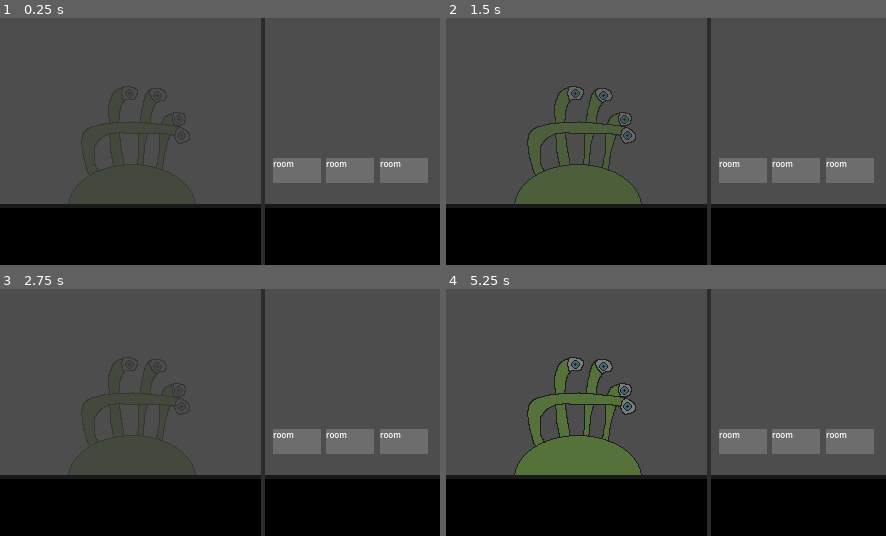
Above: before the commit, frames 1-4 (two rows, left to right).
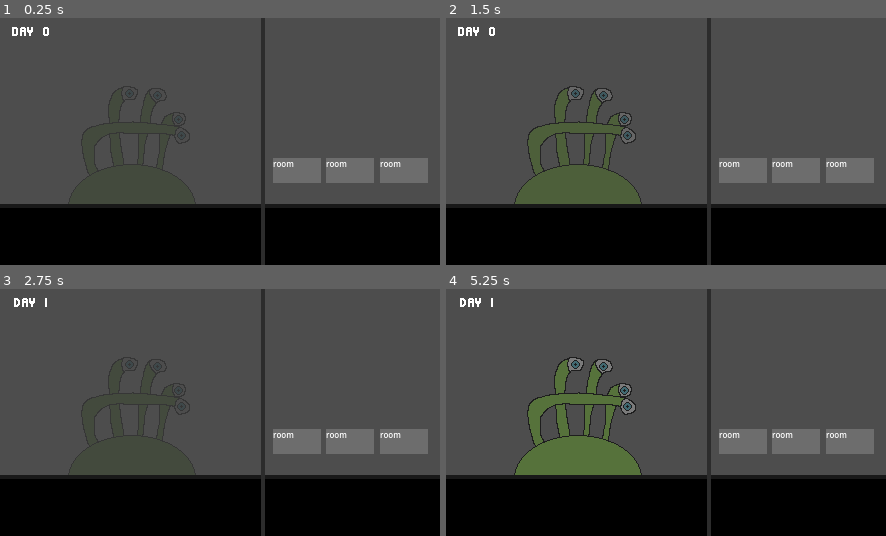
Above: after the commit, the same moments.

Repository: fawfle/brackeys-2026.1
Game: Godot game, scene res://scenes/game_scene.tscn
The game is run twice, just before and just after one commit, with the same random seed, the same clock (stepped at 60 frames per second) and the same inputs.
Inputs (mouse positions are in pixels of both pictures, inside the frame that each line leads up to):
- Up to frame 1 (0.25 s): no input
- Up to frame 2 (1.5 s): click (578, 235) at 0.5 s; click "room" at 1.25 s
- Up to frame 3 (2.75 s): click (132, 506) at 2 s
- Up to frame 4 (5.25 s): click "room" at 2.75 s; click (578, 506) at 3.5 s; click "room" at 4.25 s

The runs differ from the first frame. In frame 1, 0.1% of the frame differs, in the area x 2-12%, y 3-8%; in frame 2, 0.1%; in frame 3, 0.1%; in frame 4, 0.1%.

Commit message:
fonts, day, code

Diff:
--- /dev/null
+++ b/scenes/day_label.gd
@@ -0,0 +1,7 @@
+extends Label
+
+func _ready() -> void:
+	Globals.begin_day.connect(on_begin_day)
+
+func on_begin_day(day: int) -> void:
+	text = "Day " + str(day)
--- a/scenes/game manager.gd
+++ b/scenes/game manager.gd
@@ -54,13 +54,15 @@
 			guest_checkout_queue.push_back(guest)
 
 	guest_checkout_queue.shuffle()
-	checkout_next_guest()
+	begin_checkout_next_guest()
 
 ## Handle the end of the day
 func end_day() -> void:
 	day += 1
 	for room: Room in get_rooms():
 		if room.guest != null: room.guest.stay_duration -= 1
+
+	Globals.begin_day.emit(day)
 
 	begin_checkout_phase()
 
@@ -89,7 +91,7 @@
 	TraitList.set_guest_traits(guest, random_trait_count)
 	return guest
 
-func checkout_next_guest() -> void:
+func begin_checkout_next_guest() -> void:
 	if guest_checkout_queue.size() <= 0:
 		begin_assigning_phase()
 		return
@@ -101,6 +103,18 @@
 	await play_guest_enter_animation(current_guest.node)
 
 	Globals.set_text.emit(current_guest.get_exit_lines())
+
+## checkout guest
+func checkout_guest() -> void:
+	if current_guest == null:
+		return
+
+	Globals.set_text.emit()
+	var guest_node: Node2D = current_guest.node
+	current_guest = null
+	await play_guest_exit_animation(guest_node)
+	await get_tree().create_timer(0.8).timeout
+	begin_checkout_next_guest()
 
 ## hook for room selection for assigning guest
 func on_room_select(room: Room):
@@ -128,13 +142,8 @@
 	pass
 
 func on_text_finish():
-	if phase == Phase.CHECKOUT and current_guest != null:
-		Globals.set_text.emit()
-		var guest_node: Node2D = current_guest.node
-		current_guest = null
-		await play_guest_exit_animation(guest_node)
-		await get_tree().create_timer(0.8).timeout
-		checkout_next_guest()
+	if phase == Phase.CHECKOUT:
+		checkout_guest()
 
 func play_guest_enter_animation(guest_node: Node2D):
 	var duration: float = 0.8
--- a/scenes/game_scene.tscn
+++ b/scenes/game_scene.tscn
@@ -1,7 +1,9 @@
 [gd_scene format=3 uid="uid://d10v8ay10dsu6"]
 
 [ext_resource type="Script" uid="uid://fehsvnq2kohw" path="res://scenes/game manager.gd" id="1_w5aja"]
+[ext_resource type="FontFile" uid="uid://qo71mx2v8dp" path="res://fonts/edit-undo.brk.ttf" id="2_bw6k5"]
 [ext_resource type="PackedScene" uid="uid://buyxfh2m4xbm5" path="res://scenes/text_bar.tscn" id="2_ycayy"]
+[ext_resource type="Script" uid="uid://cfpiqvmer5qe" path="res://scenes/day_label.gd" id="3_y3j0m"]
 [ext_resource type="PackedScene" uid="uid://4gii0y616804" path="res://scenes/hotel/room.tscn" id="3_ycayy"]
 
 [node name="GameScene" type="Node2D" unique_id=1746918585]
@@ -14,6 +16,18 @@
 position = Vector2(132, 130)
 
 [node name="CanvasLayer" type="CanvasLayer" parent="." unique_id=1013869446]
+
+[node name="DayLabel" type="Label" parent="CanvasLayer" unique_id=1702534556]
+offset_left = 5.0
+offset_top = 3.0
+offset_right = 58.0
+offset_bottom = 26.0
+theme_override_fonts/font = ExtResource("2_bw6k5")
+theme_override_font_sizes/font_size = 15
+text = "day 0"
+horizontal_alignment = 1
+vertical_alignment = 1
+script = ExtResource("3_y3j0m")
 
 [node name="TextBar" parent="CanvasLayer" unique_id=733882566 instance=ExtResource("2_ycayy")]
 
--- a/scripts/globals.gd
+++ b/scripts/globals.gd
@@ -14,3 +14,7 @@
 ## used by rooms to signal a click.
 @warning_ignore("unused_signal")
 signal select_room(room: Room)
+
+
+@warning_ignore(("unused_signal"))
+signal begin_day(day: int)
Binary file added: fonts/edit-undo.brk.ttf
Not shown, added: fonts/edit-undo.brk.ttf.import
Binary file added: fonts/m5x7.ttf
Not shown, added: fonts/m5x7.ttf.import
Not shown, added: scenes/day_label.gd.uid
